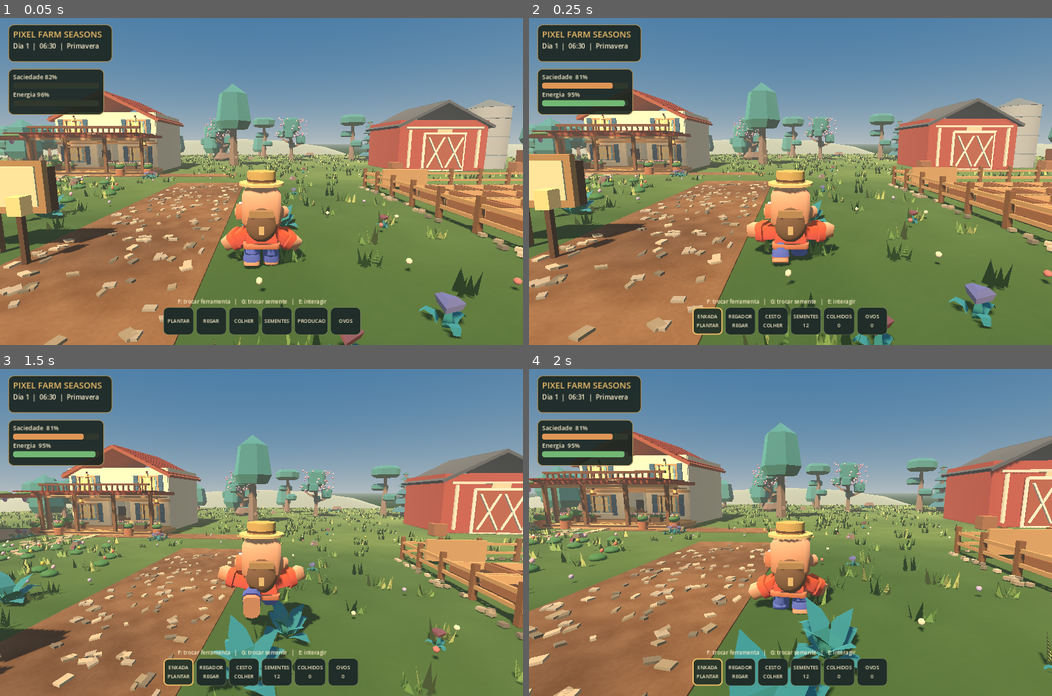
Above: before the commit, frames 1-4 (two rows, left to right).
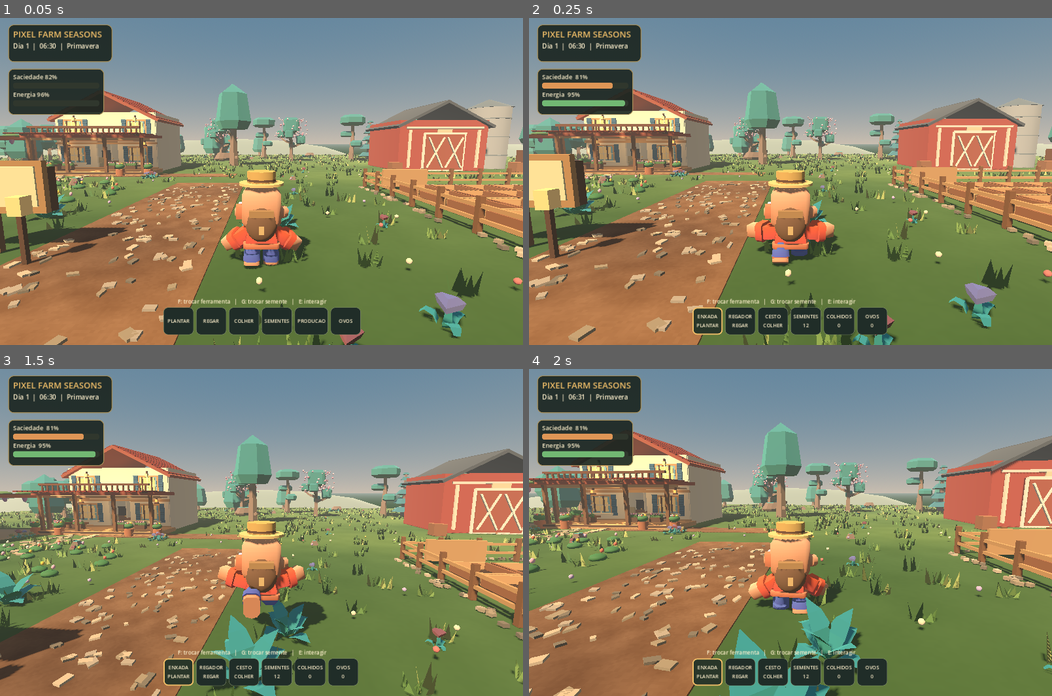
Above: after the commit, the same moments.

Repository: juniordev830/pixel-farm-seasons
Game: Godot game, scene res://scenes/farm_world.tscn
Two runs of this game, one before a commit and one after it. Both use one fixed random seed, a clock stepped at 60 frames per second and the inputs below.
Inputs (mouse positions are in pixels of both pictures, inside the frame that each line leads up to):
- Up to frame 1 (0.05 s): no input
- Up to frame 2 (0.25 s): no input
- Up to frame 3 (1.5 s): tap Enter (ui_accept) at 0.5 s; move the mouse to (287, 532) at 0.52 s; hold Ctrl (crouch) 0.53-1.28 s; hold W (move_forward) from 0.53 s (still down); tap Space (jump) at 0.77 s; move the mouse to (235, 532) at 1.27 s; tap Shift (sprint) at 1.35 s
- Up to frame 4 (2 s): keep holding W (move_forward); tap Space (jump) at 1.52 s

The runs differ from the first frame. In frame 1, 23% of the frame differs, in the area x 0-100%, y 0-100%; in frame 2, 23%; in frame 3, 23%; in frame 4, 22%.

Commit message:
visual: polir personagem, luz, estrada, vegetação, arquitetura e HUD

Diff:
--- a/godot/scripts/life_sim.gd
+++ b/godot/scripts/life_sim.gd
@@ -798,22 +798,22 @@
     var golden := maxf(dawn, dusk)
     var sun := get_parent().get_node_or_null("Sun") as DirectionalLight3D
     if sun != null:
-        sun.light_energy = 0.08 + daylight * 0.76
-        sun.light_color = Color("#fff3df").lerp(Color("#f5bd85"), golden * 0.70)
-        sun.rotation_degrees = Vector3(-12 - daylight * 56.0, -27, 0)
+        sun.light_energy = 0.10 + daylight * 0.83
+        sun.light_color = Color("#fff0d6").lerp(Color("#eab277"), golden * 0.58)
+        sun.rotation_degrees = Vector3(-15.0 - daylight * 47.0, -34.0, 0)
     var environment := get_parent().get_node_or_null("WorldEnvironment") as WorldEnvironment
     if environment != null and environment.environment != null:
         var env := environment.environment
-        env.ambient_light_color = Color("#48516e").lerp(Color("#d8dfd0"), daylight)
-        env.ambient_light_energy = 0.22 + daylight * 0.36
+        env.ambient_light_color = Color("#48516e").lerp(Color("#eadfc9"), daylight)
+        env.ambient_light_energy = 0.19 + daylight * 0.30
         # Updating a ProceduralSkyMaterial can rebuild the sky texture. Keep
         # that expensive work to one update per five in-game minutes.
         var sky_step := int(minutes / 5.0)
         if sky_step != last_sky_step and env.sky != null and env.sky.sky_material is ProceduralSkyMaterial:
             last_sky_step = sky_step
             var sky_material := env.sky.sky_material as ProceduralSkyMaterial
-            sky_material.sky_top_color = Color("#1f385a").lerp(Color("#498dc1"), daylight)
-            sky_material.sky_horizon_color = Color("#57627b").lerp(Color("#bedce7"), daylight).lerp(Color("#f1caa3"), golden * 0.22)
+            sky_material.sky_top_color = Color("#1f385a").lerp(Color("#6e9cb7"), daylight)
+            sky_material.sky_horizon_color = Color("#57627b").lerp(Color("#dfddce"), daylight).lerp(Color("#f6c99e"), golden * 0.28)
             sky_material.ground_horizon_color = Color("#414758").lerp(Color("#c8d4bf"), daylight)
             sky_material.ground_bottom_color = Color("#28322d").lerp(Color("#536d45"), daylight)
 
